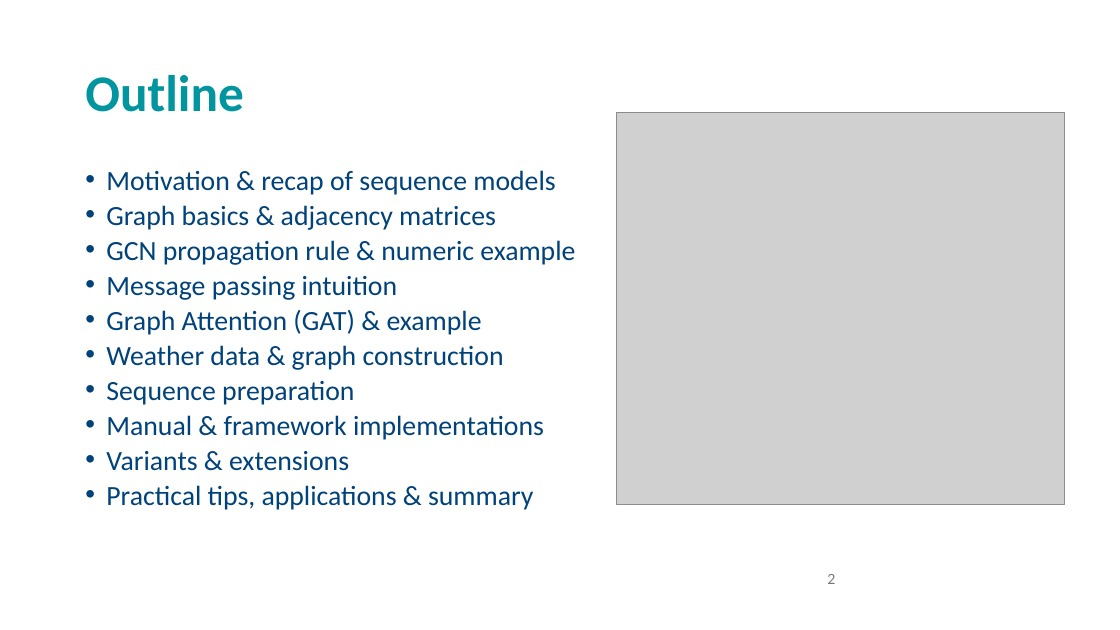
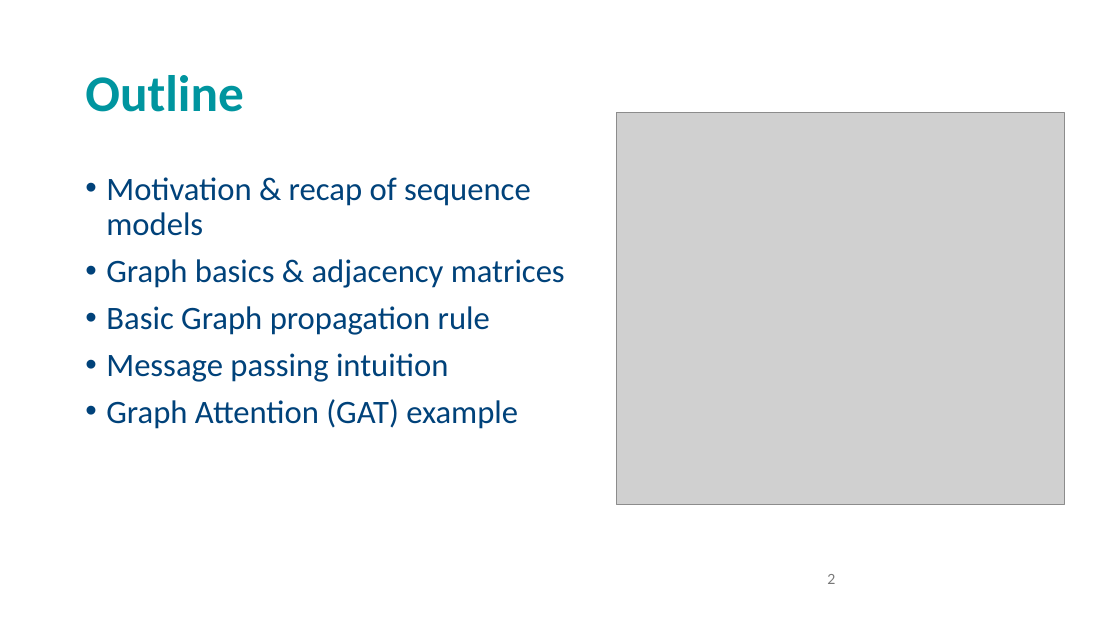
Before and after one commit to andrewcparnell/STAT41130, a slide deck: slide 2 of slides/day 4/D4C1_GNNs.pptx. Drawn at 1120x630 pixels with LibreOffice and Linux fonts; fonts in the diff are those of the drawing; grey boxes stand for pictures; background and template pictures are left out. Boxes give left, top, right and bottom in pixels: in the first picture for what was removed or moved away, otherwise in the second. Text is boxed around its words. In the diff, an @@ line names an element or a change of style, - is before the commit and + after.

```diff
--- a/slides/day 4/D4C1_GNNs.pptx
+++ b/slides/day 4/D4C1_GNNs.pptx
@@ text at bbox=[106, 177, 565, 382]: size 23.8 to 28 pt in "Motivation & recap of sequence models", "Graph basics & adjacency matrices", "Message passing intuition"; line spacing 0.7 to 0.9 @@
@@ text at bbox=[106, 306, 490, 335]: text changed; size 23.8 to 28 pt @@
-• GCN propagation rule & numeric example
+• Basic Graph propagation rule
@@ text at bbox=[106, 399, 518, 429]: text changed; size 23.8 to 28 pt @@
-• Graph Attention (GAT) & example
-• Weather data & graph construction
-• Sequence preparation
-• Manual & framework implementations
-• Variants & extensions
-• Practical tips, applications & summary
+• Graph Attention (GAT) example
```
Also in this commit, not shown: 3 other slides changed, 1 slide removed, 19 other files.
